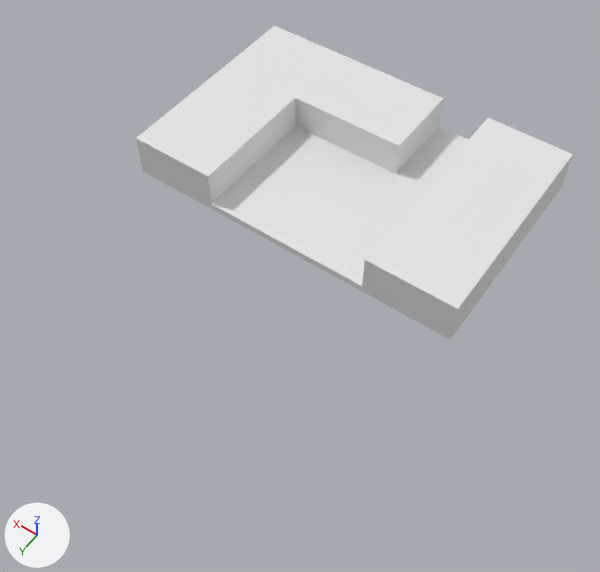
What one commit did to the Blender file Assets/Props/Mapa parque Grande familia.blend.
The view is the same before and after, from a camera (50 mm lens) standing at (-9.54, 23.89, 18.29) and looking at (-1.17, 12.17, -0.13). The lights are fixed; the arrows at lower left show +X, +Y and +Z. The first picture is the older version.
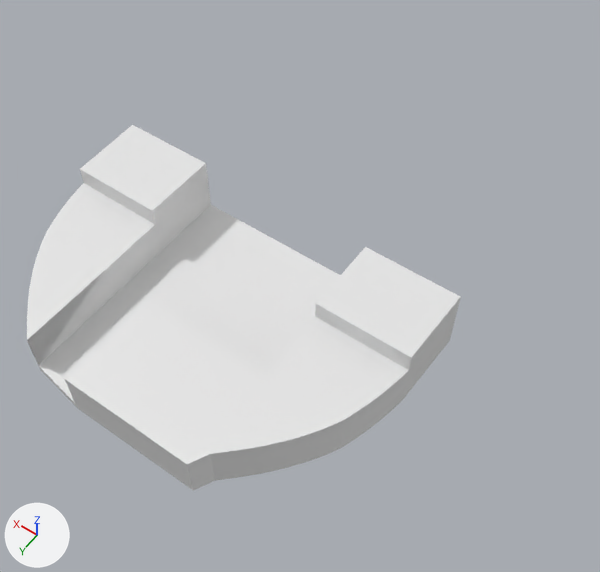
Commit message: Nova versão do mapa e organização
Mapa atualizado com as mudanças da Larissa e escalonado

The change, as a diff of the scene's bpy script:
```diff
--- a/Assets/Props/Mapa parque Grande familia.blend.py
+++ b/Assets/Props/Mapa parque Grande familia.blend.py
@@ me_cube @@
 # used by ob_cube_001; location = (0.0, 7.83, 0.0); scale = (5.5, 3.5, 0.115)
-me_cube.from_pydata(...)  # 58 vertices, 56 faces; spans x -1.0..1.0, y -1.0..1.0, z -1.0..11.01
+me_cube.from_pydata(...)  # 299 vertices, 278 faces; spans x -1.0..1.0, y -1.07..1.0, z -1.0..15.77
+# me_cube part 1: 11 vertices moved from x -1.0..1.0, y -1.0..-0.23, z -1.0..11.01 to x -0.99..0.99, y -1.07..0.36, z -1.0..11.01; 12 vertices removed from x -1.0..1.0, y -1.0..-0.23, z -1.0..11.01; 253 vertices added at x -1.0..1.0, y -1.07..1.0, z -1.0..15.77
@@ ob_cube_001 @@
 ob_cube_001 = bpy.data.objects.new('Cube.001', me_cube)
-ob_cube_001.location = (0.0, 7.83, 0.0)
+ob_cube_001.location = (0.0, 14.86, 0.0)
+ob_cube_001.rotation_euler = (0.0, 0.0, 3.142)  # degrees (0, 0, 180)
 ob_cube_001.scale = (5.5, 3.5, 0.115)
```

What differs and where, as boxes (x1, y1, x2, y2) in the pictures (600 x 572 px):
'Cube.001', reshaped, moved, turned
    before: (136, 26, 573, 340)
    after: (27, 125, 461, 491)
